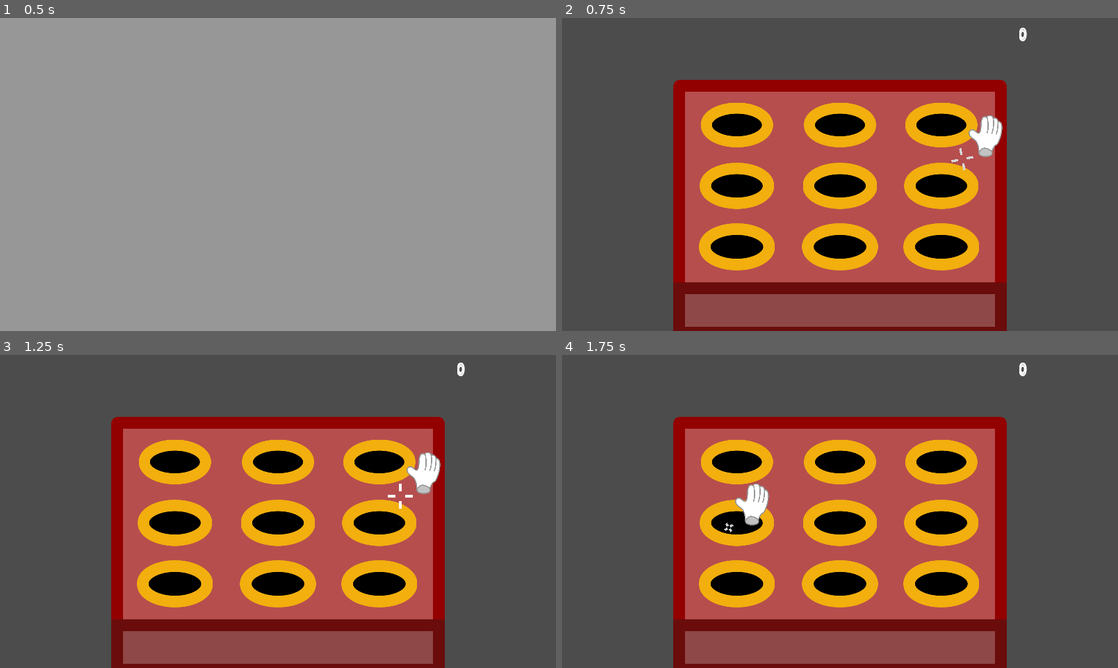
Above: before the commit, frames 1-4 (two rows, left to right).
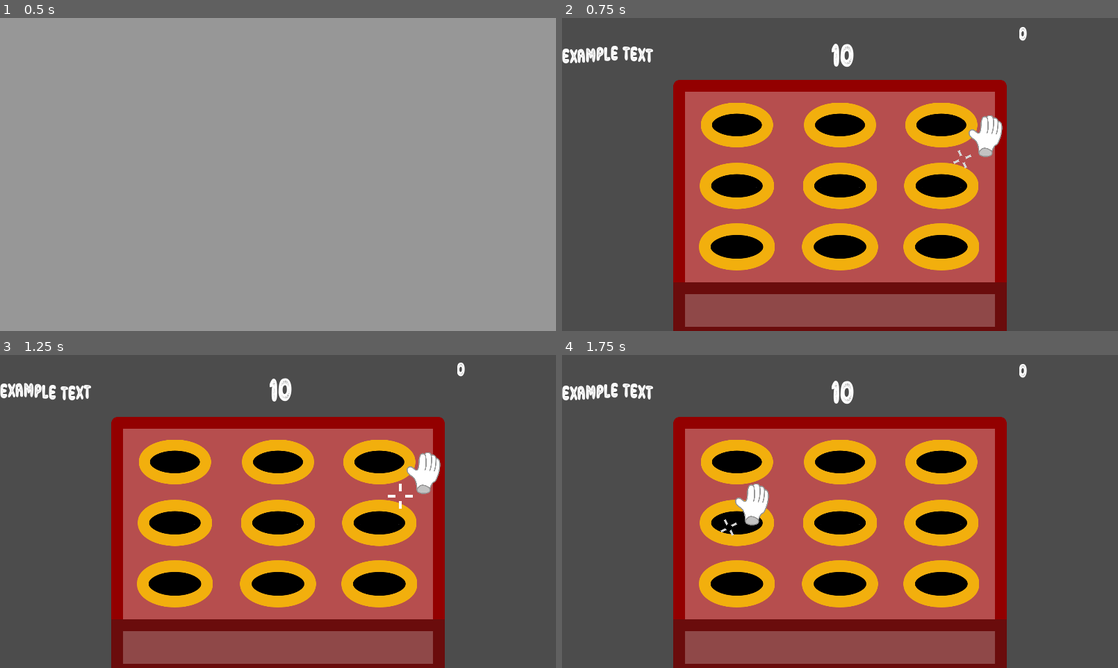
Above: after the commit, the same moments.

Repository: FelipeRattu/Smack-That-Ass
Game: Godot game, scene res://scenes/TitleScreen.tscn
Two runs of this game, one before a commit and one after it. Both use one fixed random seed, a clock stepped at 60 frames per second and the inputs below.
Inputs (mouse positions are in pixels of both pictures, inside the frame that each line leads up to):
- Up to frame 1 (0.5 s): no input
- Up to frame 2 (0.75 s): tap Enter (ui_accept) at 0.5 s; move the mouse to (962, 158) at 0.52 s; hold Enter (ui_accept) from 0.53 s (still down)
- Up to frame 3 (1.25 s): keep holding Enter (ui_accept)
- Up to frame 4 (1.75 s): move the mouse to (728, 527) at 1.27 s; release Enter (ui_accept) at 1.28 s; click (728, 527) at 1.35 s; tap Enter (ui_accept) at 1.52, 1.55 s

Frame 1 is identical in both runs. In frame 2, 0.8% of the frame differs, in the area x 0-84%, y 2-49%; in frame 3, 0.7%; in frame 4, 0.8%.

Commit message:
Added Level and Time Stuff

Diff:
--- a/scenes/Level.tscn
+++ b/scenes/Level.tscn
@@ -141,6 +141,10 @@
 size = 72
 font_data = ExtResource( 8 )
 
+[sub_resource type="DynamicFont" id=4]
+size = 120
+font_data = ExtResource( 8 )
+
 [node name="Level" type="Node2D"]
 script = ExtResource( 6 )
 __meta__ = {
@@ -382,12 +386,45 @@
 "_edit_use_anchors_": false
 }
 
+[node name="LevelLabel" type="RichTextLabel" parent="GUI"]
+margin_top = 21.0
+margin_right = 342.0
+margin_bottom = 201.0
+custom_fonts/normal_font = SubResource( 1 )
+bbcode_enabled = true
+bbcode_text = "
+[wave amp=50 freq=5]EXAMPLE TEXT[/wave]"
+text = "
+EXAMPLE TEXT"
+__meta__ = {
+"_edit_use_anchors_": false
+}
+
+[node name="TimerLabel" type="RichTextLabel" parent="GUI"]
+anchor_left = 0.5
+anchor_right = 0.5
+margin_left = -30.0
+margin_top = 75.0
+margin_right = 512.0
+margin_bottom = 348.0
+custom_fonts/normal_font = SubResource( 4 )
+bbcode_enabled = true
+bbcode_text = "
+[wave amp=50 freq=5]EXAMPLE TEXT[/wave]"
+text = "
+EXAMPLE TEXT"
+__meta__ = {
+"_edit_use_anchors_": false
+}
+
 [node name="AnimationPlayer" type="AnimationPlayer" parent="GUI"]
 
 [node name="GameTimer" type="Timer" parent="."]
+autostart = true
 
 [connection signal="timeout" from="AssLiftTimer" to="." method="_on_AssLiftTimer_timeout"]
 [connection signal="timeout" from="AssDownTimer" to="." method="_on_AssDownTimer_timeout"]
+[connection signal="timeout" from="GameTimer" to="." method="_on_GameTimer_timeout"]
 
 [editable path="RingLayer1/Ring/Ass"]
 [editable path="RingLayer1/Ring2/Ass"]
--- a/scripts/Game.gd
+++ b/scripts/Game.gd
@@ -4,32 +4,35 @@
 var assesInstances = []
 var liftedAsses = []
 
-var level  = 0
-var subLevel = 0
+var level  = 1
+var subLevel = 1
 
-export (int, 1, 6) var amount_to_spawn = 2
+export (int, 1, 6) var amount_to_spawn = 5
 
 export (int) var upTime = 2
 export (int) var downTime = 2
 
 export (int) var pointStep = 100
-export (int) var gameTime = 60
+export (int) var gameTime = 10
+export (int) var timeStep = 3
 
 var points = 0
 
 func _ready():
-	$GameTimer.wait_time = gameTime
+	$GUI/TimerLabel.bbcode_text = "[wave amp=50 freq=5]" + str(gameTime) + "[/wave]"
 	$GUI/RichTextLabel.bbcode_text = "[wave amp=50 freq=5]" + str(points) + "[/wave]"
 	for ass in asses:
 		assesInstances.append(get_node(ass))
 
-
 func ass_smacked(ass):
-	points += pointStep
-	$GUI/RichTextLabel.bbcode_text = "[wave amp=50 freq=5]" + str(points) + "[/wave]"
-	ass.get_node("SmackAnimationPlayer").play("smacked")
-	ass.get_node("SweatAnimationPlayer").play("sweat")
-	liftedAsses.erase(ass)
+	if !$AssLiftTimer.is_stopped():
+		points += pointStep
+		gameTime += timeStep
+		$GUI/TimerLabel.bbcode_text = "[wave amp=50 freq=5]" + str(gameTime) + "[/wave]"
+		$GUI/RichTextLabel.bbcode_text = "[wave amp=50 freq=5]" + str(points) + "[/wave]"
+		ass.get_node("SmackAnimationPlayer").play("smacked")
+		ass.get_node("SweatAnimationPlayer").play("sweat")
+		liftedAsses.erase(ass)
 
 func smack_finished(ass):
 	ass.get_node("AnimationPlayer").play("RESET")
@@ -56,3 +59,45 @@
 		ass.get_node("AnimationPlayer").play("ass_down")
 
 	liftedAsses.clear()
+
+
+func _on_GameTimer_timeout():
+	if gameTime > 0:
+		gameTime -= 1
+		$GUI/TimerLabel.bbcode_text = "[wave amp=50 freq=5]" + str(gameTime) + "[/wave]"
+	else:
+		print("GAME OVER")
+		$AssLiftTimer.stop()
+		$GameTimer.stop()
+
+func _process(delta):
+	points_transitions()
+	look_for_level()
+
+func _input(event):
+	if event.is_action_pressed("ui_accept"):
+		get_tree().reload_current_scene()
+
+func points_transitions():
+	match points:
+		500:
+			level = 2
+		1000:
+			level = 3
+		1500:
+			level = 4
+		2000:
+			level = 5
+
+func look_for_level():
+	match level:
+		1:
+			amount_to_spawn = 6
+		2:
+			amount_to_spawn = 5
+		3:
+			amount_to_spawn = 4
+		4:
+			amount_to_spawn = 3
+		5:
+			amount_to_spawn = 2
Not shown, changed: export_presets.cfg
Not shown: 1 places in scenes/Level.tscn that only renumber resources
